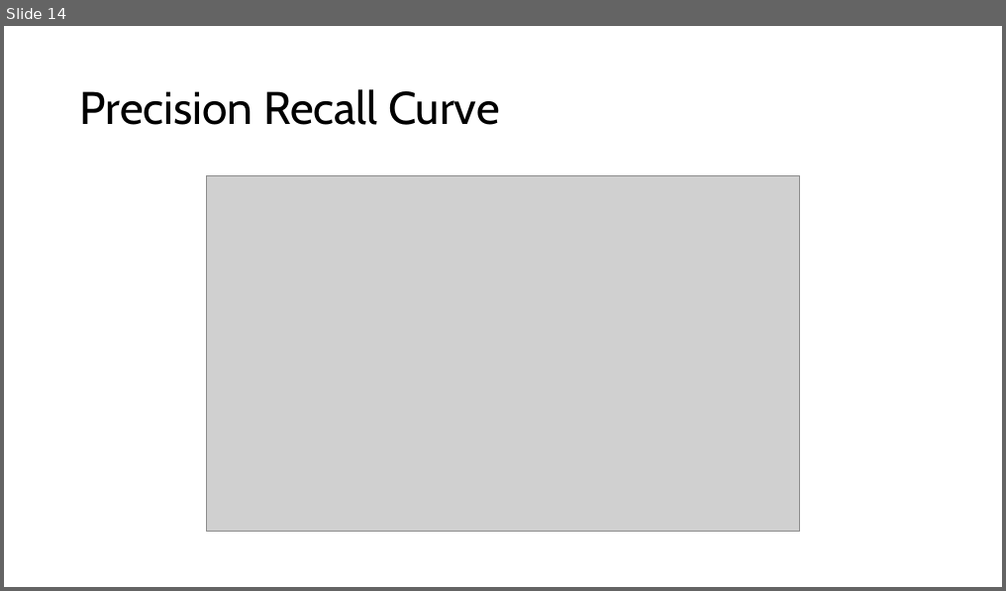
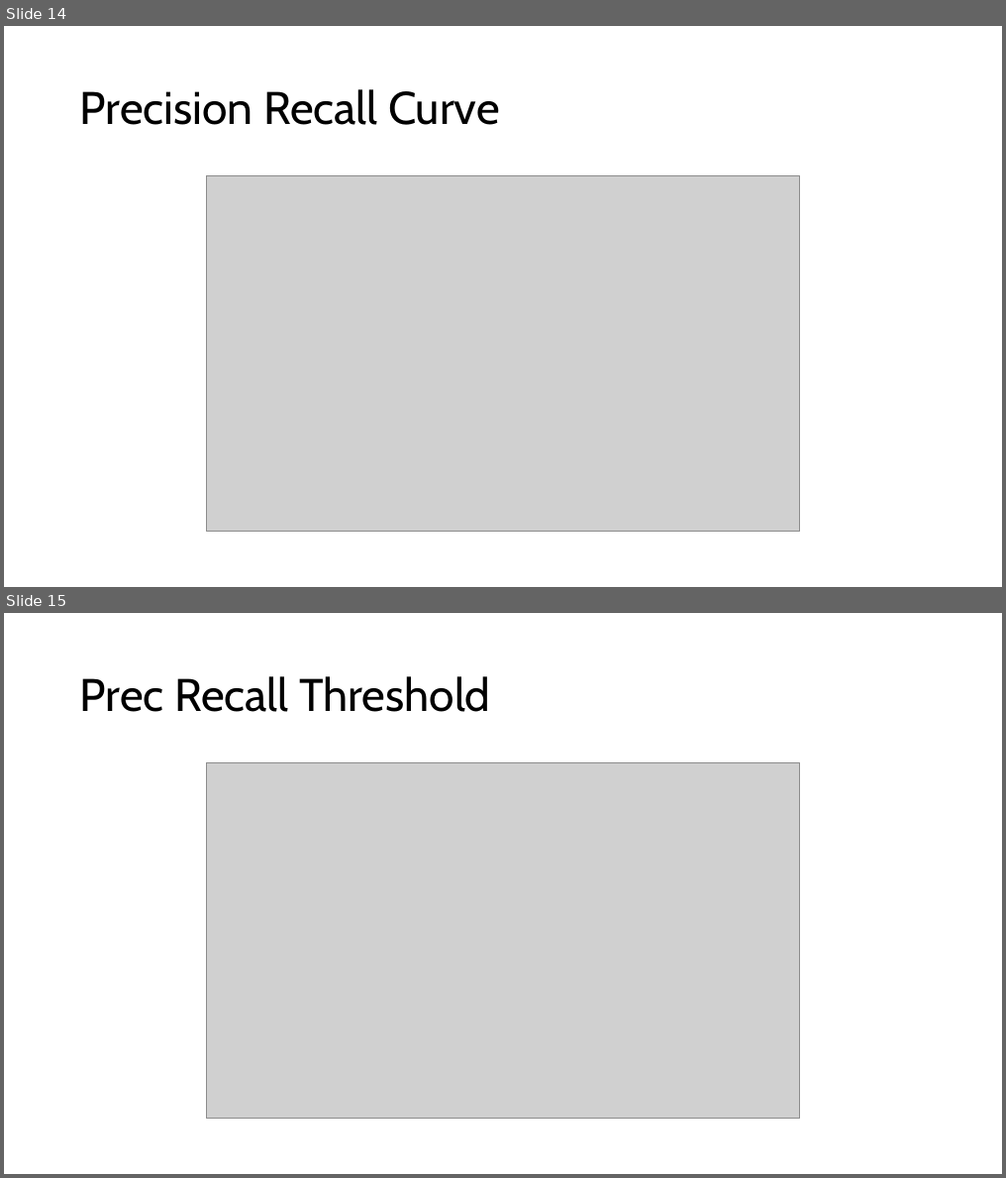
Before and after one commit to Oussama3030/MasterThesis, a slide deck: PID/ML/xgboostPlots/xgboostPerformance.pptx. Shown one above the other, each under a label of ours: slide 14 before the commit, slides 14 and 15 after it. The pictures are 1006x591 and 1006x1178 pixels, drawn with LibreOffice and Linux fonts; fonts in the diff are those of the drawing; grey boxes stand for pictures. Boxes give left, top, right and bottom in pixels: in the first picture for what was removed or moved away, otherwise in the second. Text is boxed around its words. In the diff, an @@ line names an element or a change of style, - is before the commit and + after.

```diff
--- a/PID/ML/xgboostPlots/xgboostPerformance.pptx
+++ b/PID/ML/xgboostPlots/xgboostPerformance.pptx
@@ slide 15 added at (x1=4, y1=613, x2=1002, y2=1174), background #FFFFFF @@
@@ title added at (x1=80, y1=676, x2=490, y2=712), 44 pt, text #000000 @@
+Prec Recall Threshold
@@ picture added at (x1=206, y1=762, x2=800, y2=1119) @@
```
Also in this commit, not shown: 1 other slide added, 23 other files.
